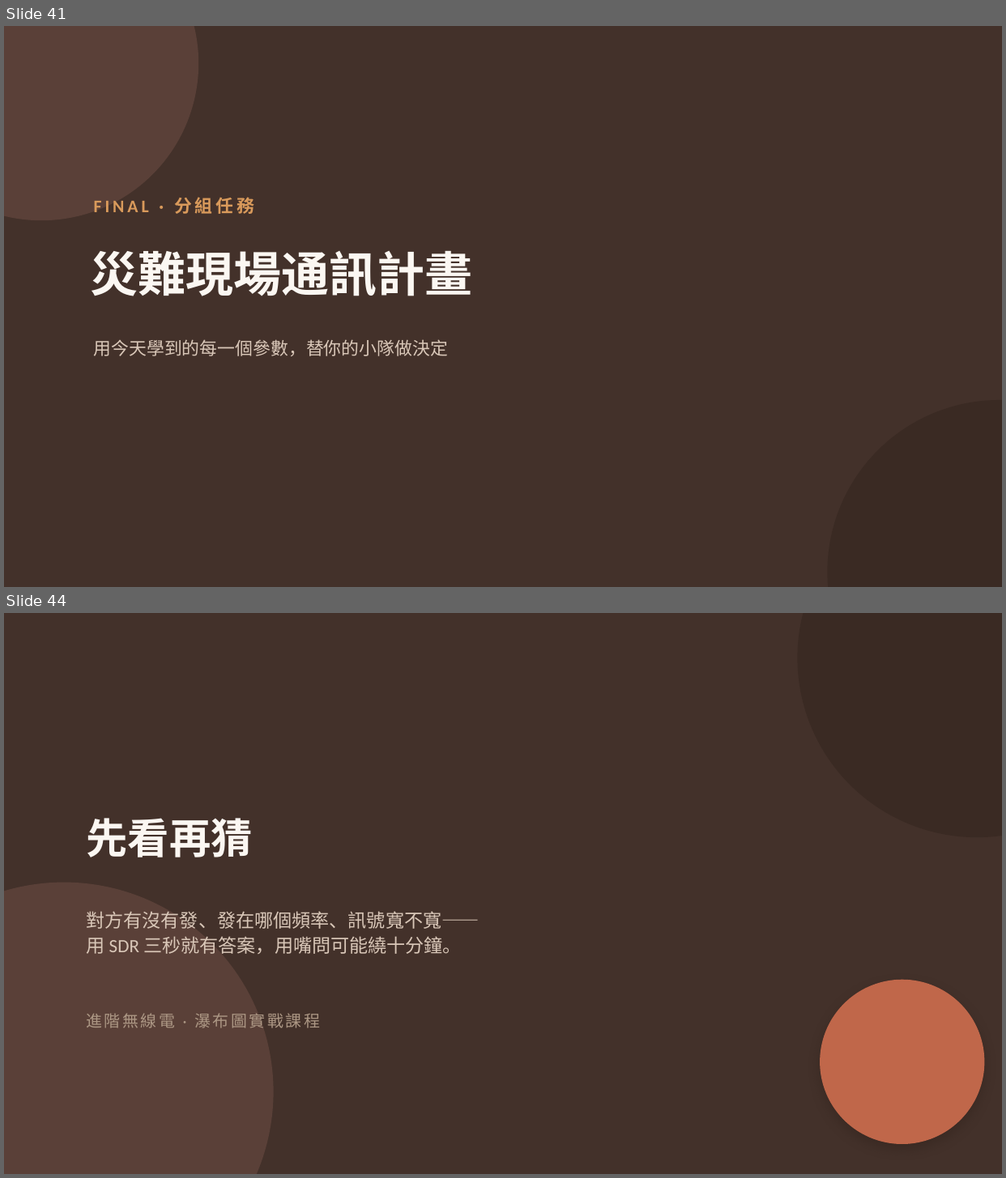
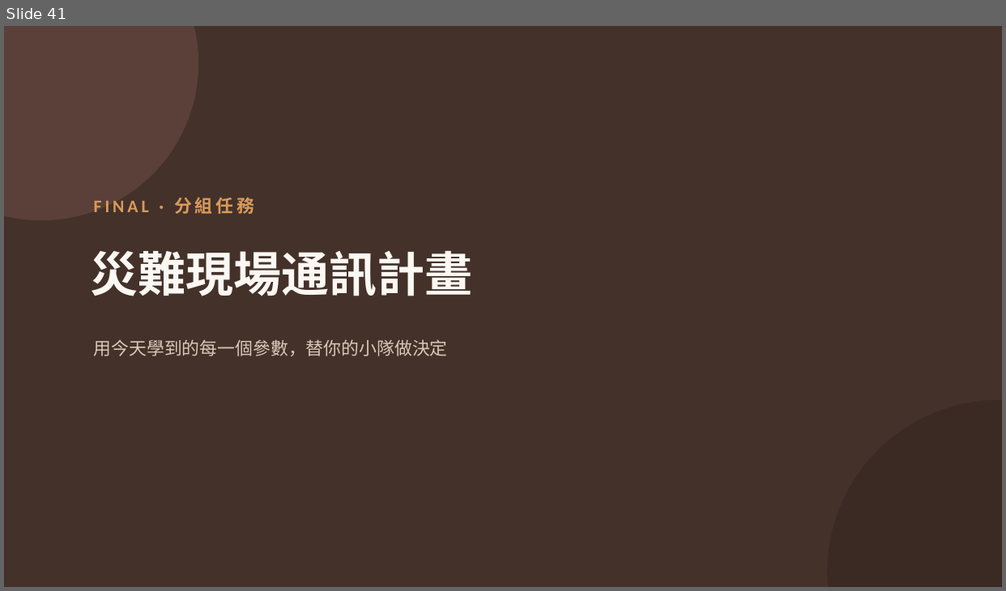
Before and after one commit to winson3QQ/Radio-Advanced, a slide deck: 投影片/進階無線電_課程投影片.pptx. Shown one above the other, each under a label of ours: slides 41 and 44 before the commit, slide 41 after it; the slides between them are not shown. The pictures are 1006x1178 and 1006x591 pixels, drawn with LibreOffice and Linux fonts; fonts in the diff are those of the drawing. Boxes give left, top, right and bottom in pixels: in the first picture for what was removed or moved away, otherwise in the second. Text is boxed around its words. In the diff, an @@ line names an element or a change of style, - is before the commit and + after.

```diff
--- a/投影片/進階無線電_課程投影片.pptx
+++ b/投影片/進階無線電_課程投影片.pptx
@@ slide 44 removed at (4,613,1002,1174), background #43312A @@
@@ ellipse removed at (798,613,1002,837) @@
@@ text removed at (86,818,252,858) @@
-先看再猜
@@ ellipse removed at (4,883,274,1174) @@
@@ text removed at (86,911,479,954) @@
-對方有沒有發、發在哪個頻率、訊號寬不寬——
-用 SDR 三秒就有答案，用嘴問可能繞十分鐘。
@@ ellipse removed at (820,980,985,1144) @@
@@ text removed at (86,1013,320,1029) @@
-進階無線電 · 瀑布圖實戰課程
```
Also in this commit, not shown: 4 slides changed, 1 slide added.
